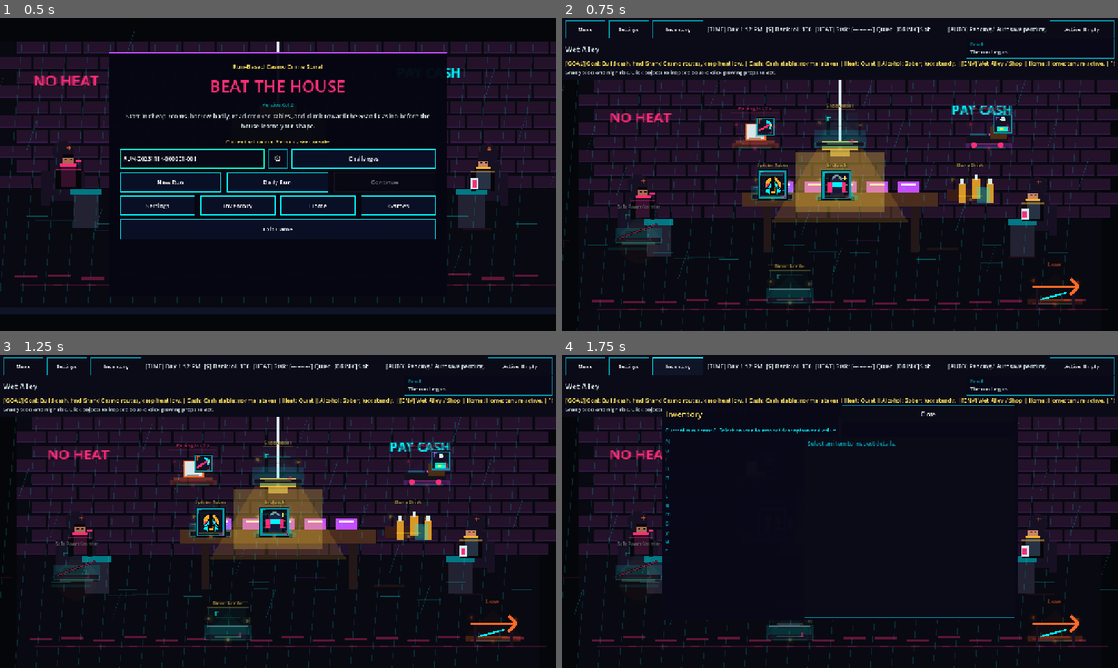
Above: before the commit, frames 1-4 (two rows, left to right).
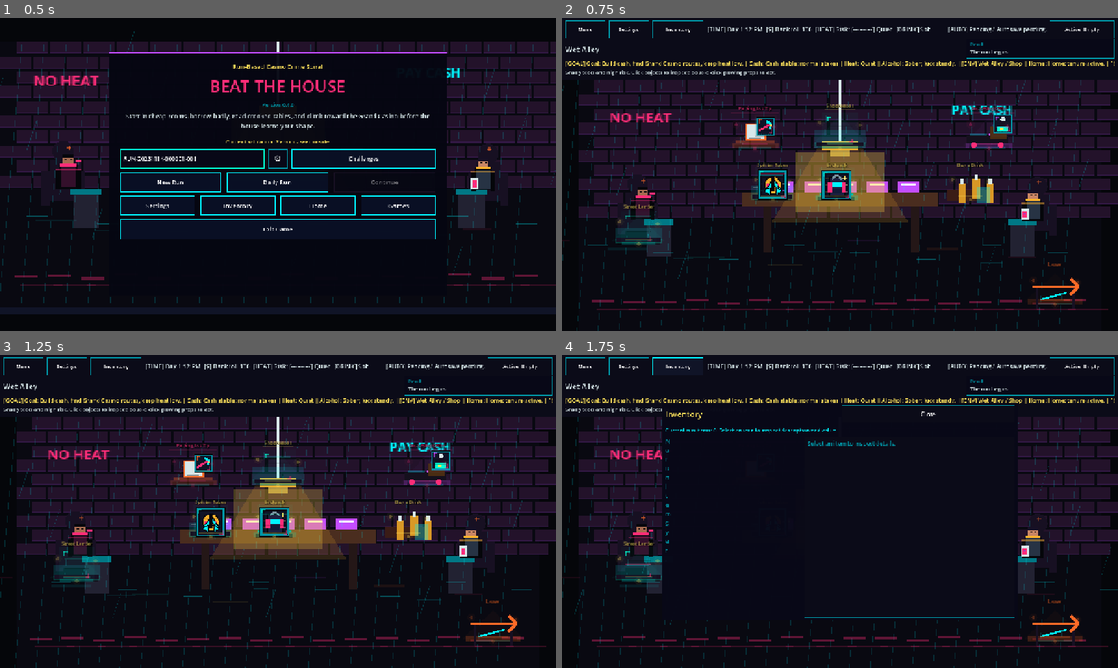
Above: after the commit, the same moments.

Repository: erikjpet/BeatTheHouse
Game: Godot game, scene res://scenes/main.tscn
The game is run twice, just before and just after one commit, with the same random seed, the same clock (stepped at 60 frames per second) and the same inputs.
Inputs:
- Up to frame 1 (0.5 s): no input
- Up to frame 2 (0.75 s): click "New Run" at 0.5 s
- Up to frame 3 (1.25 s): no input
- Up to frame 4 (1.75 s): click "Inventory" at 1.25 s

Frame 1 is identical in both runs. In frame 2, 0.7% of the frame differs, in the area x 10-46%, y 59-92%; in frame 3, 0.7%; in frame 4, 0.6%.

Commit message:
Confine pawn counter and prevent resale arbitrage

Diff:
--- a/data/environments/archetypes.json
+++ b/data/environments/archetypes.json
@@ -207,12 +207,11 @@
       "house_drink"
     ],
     "lender_hooks": [
-      "the_crew",
-      "sals_pawn_counter"
+      "the_crew"
     ],
     "lender_count": [
       1,
-      2
+      1
     ],
     "suspicion_cues": [
       "The clerk glances up when you linger near the counter."
@@ -483,12 +482,11 @@
     ],
     "lender_hooks": [
       "the_crew",
-      "sals_pawn_counter",
       "street_lender"
     ],
     "lender_count": [
       1,
-      2
+      1
     ],
     "suspicion_cues": [
       "The seller keeps one eye on the mouth of the alley."
@@ -716,7 +714,6 @@
     ],
     "lender_hooks": [
       "brother_in_law",
-      "sals_pawn_counter",
       "motel_friend"
     ],
     "lender_count": [
@@ -1884,12 +1881,11 @@
       "house_drink"
     ],
     "lender_hooks": [
-      "the_crew",
-      "sals_pawn_counter"
+      "the_crew"
     ],
     "lender_count": [
       1,
-      2
+      1
     ],
     "suspicion_cues": [
       "The host smiles at your action and counts the empty glasses."
@@ -2159,12 +2155,11 @@
       "house_drink"
     ],
     "lender_hooks": [
-      "the_crew",
-      "sals_pawn_counter"
+      "the_crew"
     ],
     "lender_count": [
       1,
-      2
+      1
     ],
     "suspicion_cues": [
       "The river keeps everyone aboard with their tells."
@@ -2445,7 +2440,7 @@
     "economic_profile": {
       "stake_floor": 0,
       "stake_ceiling": 0,
-      "shop_price_multiplier": 0.65,
+      "shop_sale_price_multiplier": 1.1,
       "safehouse": true
     },
     "game_pool": [
--- a/scripts/core/environment_instance.gd
+++ b/scripts/core/environment_instance.gd
@@ -8,6 +8,8 @@
 const ENVIRONMENT_BOARD_SIZE := Vector2(ArtContractsScript.ENVIRONMENT_BOARD_SIZE)
 const GENERATED_LAYOUT_VERSION := 10
 const EMPTY_MUSIC_NOTE := -999
+const SALS_PAWN_COUNTER_ID := "sals_pawn_counter"
+const PAWN_SHOP_ARCHETYPE_ID := "pawn_shop"
 
 var id: String = ""
 var archetype_id: String = ""
@@ -330,6 +332,7 @@
 	var price_multiplier := 1.0
 	if economic_profile.has("shop_price_multiplier"):
 		price_multiplier = clampf(float(economic_profile.get("shop_price_multiplier", 1.0)), 0.5, 1.5)
+	var sale_price_multiplier := maxf(0.0, float(economic_profile.get("shop_sale_price_multiplier", 0.0)))
 	var item_pool := library.shop_item_pool_for_challenge(archetype.get("item_pool", []), challenge_config)
 	var item_ids := _pick_ids(item_pool, archetype.get("item_count", 0), rng)
 	for item_id in item_ids:
@@ -341,6 +344,9 @@
 		var price := rng.randi_range(min_price, max_price)
 		if not is_equal_approx(price_multiplier, 1.0):
 			price = maxi(1, int(floor(float(price) * price_multiplier)))
+		if sale_price_multiplier > 0.0:
+			var sale_price := _item_sale_price(item)
+			price = maxi(1, int(ceil(float(sale_price) * sale_price_multiplier)))
 		offers.append({
 			"id": item_id,
 			"display_name": item.get("display_name", item_id),
@@ -351,6 +357,14 @@
 	return offers
 
 
+static func _item_sale_price(item: Dictionary) -> int:
+	if item.has("sale_price"):
+		return maxi(0, int(item.get("sale_price", 0)))
+	var price_min := int(item.get("price_min", 0))
+	var price_max := int(item.get("price_max", price_min))
+	return maxi(0, int(round(float(price_min + price_max) * 0.25)))
+
+
 static func _filtered_game_pool(archetype: Dictionary, library: ContentLibrary, challenge_config: Dictionary = {}) -> Array:
 	var pool := _copy_array(archetype.get("game_pool", []))
 	if library == null:
@@ -369,11 +383,16 @@
 # Picks a per-instance subset of lender hooks when the archetype declares a count.
 static func _pick_lenders(archetype: Dictionary, rng: RngStream) -> Array:
 	var pool := _string_array(archetype.get("lender_hooks", []))
+	var archetype_id := str(archetype.get("id", "")).strip_edges()
+	if archetype_id != PAWN_SHOP_ARCHETYPE_ID:
+		pool.erase(SALS_PAWN_COUNTER_ID)
 	if pool.is_empty():
 		return []
 	if not archetype.has("lender_count"):
 		return rng.pick_many(pool, pool.size())
 	var required_lenders := _string_array(archetype.get("required_lender_hooks", []))
+	if archetype_id != PAWN_SHOP_ARCHETYPE_ID:
+		required_lenders.erase(SALS_PAWN_COUNTER_ID)
 	var selected := _pick_ids_with_required(pool, archetype.get("lender_count", pool.size()), required_lenders, rng)
 	return rng.pick_many(selected, selected.size())
 
--- a/scripts/core/run_state.gd
+++ b/scripts/core/run_state.gd
@@ -5354,6 +5354,9 @@
 	environment["parent_archetype"] = str(environment.get("parent_archetype", ""))
 	environment["service_ids"] = _copy_array(environment.get("service_ids", []))
 	environment["lender_hooks"] = _copy_array(environment.get("lender_hooks", []))
+	if str(environment.get("archetype_id", "")) != PAWN_SHOP_ARCHETYPE_ID:
+		while environment["lender_hooks"].has(SALS_PAWN_COUNTER_ID):
+			environment["lender_hooks"].erase(SALS_PAWN_COUNTER_ID)
 	environment["suspicion_cues"] = _copy_array(environment.get("suspicion_cues", []))
 	environment["travel_hooks"] = _copy_array(environment.get("travel_hooks", []))
 	environment["next_archetypes"] = _copy_array(environment.get("next_archetypes", []))
--- a/scripts/tests/foundation/check_core_content.gd
+++ b/scripts/tests/foundation/check_core_content.gd
@@ -1071,8 +1071,8 @@
 		failures.append("Encounter freshness fixture is missing the back_alley archetype.")
 		return
 	var lender_pool := _string_array(back_alley.get("lender_hooks", []))
-	if lender_pool.size() < 3:
-		failures.append("Encounter freshness fixture expects Back Alley to expose a lender pool of at least three hooks.")
+	if lender_pool.size() < 2:
+		failures.append("Encounter freshness fixture expects Back Alley to expose at least two non-pawn-shop lender hooks.")
 		return
 	var composition_keys := {}
 	var staging_keys := {}
--- a/scripts/tests/foundation/check_items_events_world.gd
+++ b/scripts/tests/foundation/check_items_events_world.gd
@@ -3871,6 +3871,23 @@
 		failures.append("Pawn shop run archetype must be a tier 2 shop.")
 	if not _string_array(pawn_archetype.get("lender_hooks", [])).has("sals_pawn_counter"):
 		failures.append("Pawn shop run archetype does not expose Sal's pawn counter.")
+	for archetype_value in library.environment_archetypes:
+		if typeof(archetype_value) != TYPE_DICTIONARY:
+			continue
+		var archetype := archetype_value as Dictionary
+		if str(archetype.get("id", "")) != "pawn_shop" and _string_array(archetype.get("lender_hooks", [])).has("sals_pawn_counter"):
+			failures.append("Sal's pawn counter was authored outside the pawn shop in %s." % str(archetype.get("id", "unknown")))
+	var legacy_environment := {
+		"id": "legacy_corner_store",
+		"archetype_id": "corner_store",
+		"kind": "shop",
+		"lender_hooks": ["the_crew", "sals_pawn_counter"],
+	}
+	var migration_state := RunStateScript.new()
+	migration_state.start_new("PAWN-SHOP-LOCATION-MIGRATION")
+	migration_state.set_environment(legacy_environment)
+	if _string_array(migration_state.current_environment.get("lender_hooks", [])).has("sals_pawn_counter"):
+		failures.append("Legacy non-pawn-shop environment state retained Sal's pawn counter after normalization.")
 	if _string_array(pawn_archetype.get("event_scopes", [])).find("shop") < 0:
 		failures.append("Pawn shop run archetype does not use shop event scope.")
 	if _string_array(pawn_archetype.get("required_game_ids", [])) != ["slot"]:
@@ -3891,11 +3908,15 @@
 			continue
 		var offer := offer_value as Dictionary
 		var item := library.item(str(offer.get("id", "")))
-		var expected_min := maxi(1, int(floor(float(item.get("price_min", 1)) * 0.65)))
-		var expected_max := maxi(1, int(floor(float(item.get("price_max", item.get("price_min", 1))) * 0.65)))
+		var resale_price := int(item.get("sale_price", 0))
+		var expected_price := maxi(1, int(ceil(float(resale_price) * 1.1)))
 		var price := int(offer.get("price", 0))
-		if price < expected_min or price > expected_max:
-			failures.append("Pawn shop offer %s price %d was outside discounted range %d..%d." % [str(offer.get("id", "")), price, expected_min, expected_max])
+		if price != expected_price:
+			failures.append("Pawn shop offer %s price %d was not Sal's %d resale payout plus 10%%, rounded up to %d." % [str(offer.get("id", "")), price, resale_price, expected_price])
+		if resale_price > 0 and price <= resale_price:
+			failures.append("Pawn shop offer %s could be resold to Sal without a loss." % str(offer.get("id", "")))
+		if price > int(item.get("price_min", price)):
+			failures.append("Pawn shop offer %s price %d was above the bottom of its ordinary price range." % [str(offer.get("id", "")), price])
 	var normal_archetype := _archetype_by_id(library, "corner_store")
 	if not normal_archetype.is_empty():
 		var normal_environment := EnvironmentInstance.from_archetype(normal_archetype, 1, run_state.create_rng("normal_shop_price"), library).to_dict()
--- a/scripts/tests/foundation/check_slots_surfaces.gd
+++ b/scripts/tests/foundation/check_slots_surfaces.gd
@@ -3091,14 +3091,19 @@
 		"stake_ceiling": 2,
 	}
 	run_state.current_environment = environment
+	app.call("_set_current_screen", "GAME")
+	app.call("_refresh")
 	app.set("current_game", HostileInputAllInFixtureGame.new())
 	app.set("selected_stake", 2)
-	app.call("_set_current_screen", "GAME")
-	app.call("_refresh")
 	app.call("_resolve_game_action", "all_in_loss", false, false, false)
 	var popup: Dictionary = app.call("current_event_choice_popup_snapshot")
 	if not bool(popup.get("visible", false)) or str(popup.get("popup_type", "")) != "wager_confirmation":
-		failures.append("SB.4 all-in wager did not open a wager confirmation popup.")
+		failures.append("SB.4 all-in wager did not open a wager confirmation popup: popup=%s modal_blocked=%s closing_blocked=%s environment=%s." % [
+			JSON.stringify(popup),
+			str(app.call("_modal_contract_blocks_player_input")),
+			str(app.call("_closing_time_blocks_environment_actions")),
+			JSON.stringify(run_state.current_environment),
+		])
 		return
 	if run_state.bankroll != 2:
 		failures.append("SB.4 all-in wager changed bankroll before confirmation.")
